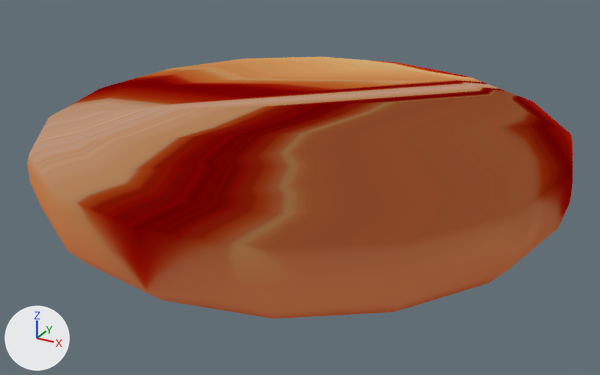
A saved change to the glTF model front/public/stylized_burger/bun_bottom.glb.
One viewpoint serves both versions: a camera (50 mm lens) standing at (0.436, -0.742, 0.413) and looking at (0.006, 0.038, 0.023). Lighting does not change. The marker at lower left points along +X, +Y and +Z. Where no turn or scale is listed for an object, it has been applied to the vertices.

The first picture shows 'bun_bottom'.
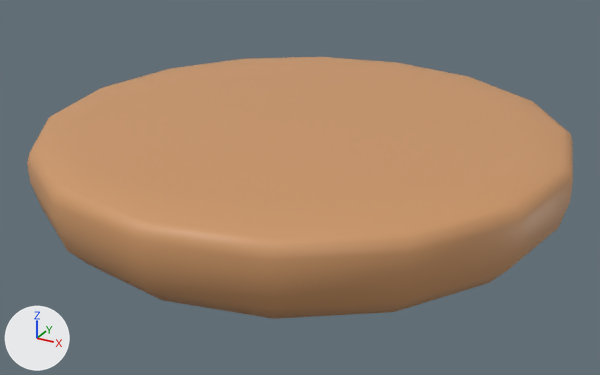
The newer file is also turned or shifted as a whole; pictures and numbers use the older file's frame.

Changed parts and their boxes (x1, y1, x2, y2) in the pictures (600 x 375 px):
'bun_bottom', surface changed: (27, 57, 573, 319) in both

The change, as a list of edits to the scene's bpy script:
```text
Change mat_bun_bottom:
    remove # nodes: BsdfTransparent, Emission, LightPath, MixShader, OutputMaterial, TexImage
    remove # uses the picture img_bun_bottom_basecolor
    nodes: BsdfPrincipled, OutputMaterial
    colours: orange #ce9868
```
